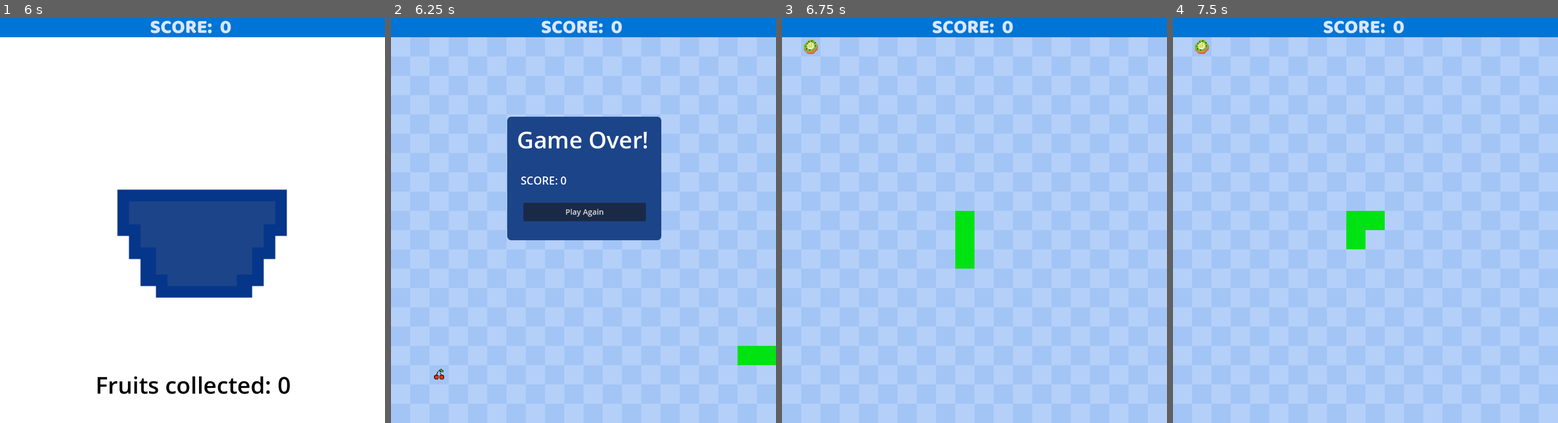
Above: before the commit, frames 1-4 (left to right).
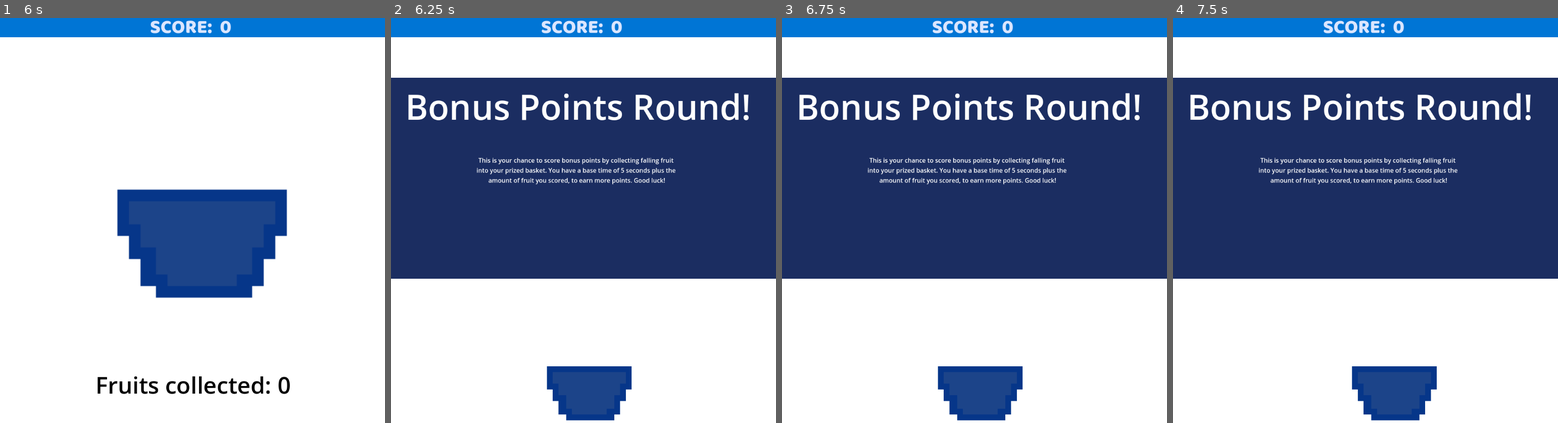
Above: after the commit, the same moments.

Repository: lll11233/snakeGame
Game: Godot game, scene res://scenes/main.tscn
Two runs of this game, one before a commit and one after it. Both use one fixed random seed, a clock stepped at 60 frames per second and the inputs below.
Inputs (mouse positions are in pixels of both pictures, inside the frame that each line leads up to):
- Up to frame 1 (6 s): click "Press Me to start!" at 0.5 s; tap Enter at 1.25, 5.75 s; hold D (move_right) 1.28-2.03 s; tap Alt every 1.5 s from 1.35 to 5.85 s; hold Down (move_down) 2.03-2.78 s; tap Shift at 2.1, 3.6, 5.1 s; hold D (move_right) 2.78-3.53 s; hold W (move_up) 3.53-4.28 s; hold Left (move_left) 4.28-5.78 s; tap Space at 5 s; hold Down (move_down) from 5.78 s (still down)
- Up to frame 2 (6.25 s): keep holding Down (move_down)
- Up to frame 3 (6.75 s): release Down (move_down) at 6.5 s; click (974, 212) at 6.5 s, where only the run before the commit has a clickable "Play Again"
- Up to frame 4 (7.5 s): tap Space at 7.25 s; hold D (move_right) from 7.28 s (still down); tap Shift at 7.35 s

Frame 1 is identical in both runs. In frame 2, 95% of the frame differs, in the area x 0-100%, y 4-100%; in frame 3, 95%; in frame 4, 95%.

Commit message:
player functionality

Diff:
--- a/player.gd
+++ b/player.gd
@@ -7,9 +7,9 @@
 func _physics_process(_delta: float) -> void:
 	var direction = Input.get_axis("move_left","move_right",)
 	if direction != 0:
-		##what does != mean?
+		##what does != mean? It means not equal to
 		velocity.x = direction * SPEED
 	else:
 		velocity.x = move_toward(velocity.x, 0, SPEED)
 	move_and_slide()
-	position.x = clamp(position.x, 0, get_viewport_rect().size.x)
+	position.x = clamp(position.x, -500, 500)
--- a/scenes/game_over_menu.tscn
+++ b/scenes/game_over_menu.tscn
@@ -1,6 +1,7 @@
-[gd_scene load_steps=4 format=3 uid="uid://b14cswtejdej2"]
+[gd_scene load_steps=14 format=3 uid="uid://b14cswtejdej2"]
 
 [ext_resource type="Script" uid="uid://db6wv4l6pk6se" path="res://scripts/game_over_menu.gd" id="1_6ebp1"]
+[ext_resource type="Texture2D" uid="uid://ctv4kl372qwe4" path="res://assets/trophy_spriteSheet.png" id="2_cwb3k"]
 
 [sub_resource type="StyleBoxFlat" id="StyleBoxFlat_tg6a4"]
 bg_color = Color(0.109567, 0.265346, 0.537518, 1)
@@ -11,15 +12,79 @@
 
 [sub_resource type="Theme" id="Theme_14ib6"]
 
+[sub_resource type="AtlasTexture" id="AtlasTexture_ccgoi"]
+atlas = ExtResource("2_cwb3k")
+region = Rect2(0, 0, 32, 32)
+
+[sub_resource type="AtlasTexture" id="AtlasTexture_81acl"]
+atlas = ExtResource("2_cwb3k")
+region = Rect2(32, 0, 32, 32)
+
+[sub_resource type="AtlasTexture" id="AtlasTexture_7u104"]
+atlas = ExtResource("2_cwb3k")
+region = Rect2(64, 0, 32, 32)
+
+[sub_resource type="AtlasTexture" id="AtlasTexture_mvr4g"]
+atlas = ExtResource("2_cwb3k")
+region = Rect2(96, 0, 32, 32)
+
+[sub_resource type="AtlasTexture" id="AtlasTexture_csn76"]
+atlas = ExtResource("2_cwb3k")
+region = Rect2(128, 0, 32, 32)
+
+[sub_resource type="AtlasTexture" id="AtlasTexture_k8pbw"]
+atlas = ExtResource("2_cwb3k")
+region = Rect2(160, 0, 32, 32)
+
+[sub_resource type="AtlasTexture" id="AtlasTexture_2nl4x"]
+atlas = ExtResource("2_cwb3k")
+region = Rect2(192, 0, 32, 32)
+
+[sub_resource type="AtlasTexture" id="AtlasTexture_hdd2s"]
+atlas = ExtResource("2_cwb3k")
+region = Rect2(224, 0, 32, 32)
+
+[sub_resource type="SpriteFrames" id="SpriteFrames_bqmx0"]
+animations = [{
+"frames": [{
+"duration": 1.0,
+"texture": SubResource("AtlasTexture_ccgoi")
+}, {
+"duration": 1.0,
+"texture": SubResource("AtlasTexture_81acl")
+}, {
+"duration": 1.0,
+"texture": SubResource("AtlasTexture_7u104")
+}, {
+"duration": 1.0,
+"texture": SubResource("AtlasTexture_mvr4g")
+}, {
+"duration": 1.0,
+"texture": SubResource("AtlasTexture_csn76")
+}, {
+"duration": 1.0,
+"texture": SubResource("AtlasTexture_k8pbw")
+}, {
+"duration": 1.0,
+"texture": SubResource("AtlasTexture_2nl4x")
+}, {
+"duration": 1.0,
+"texture": SubResource("AtlasTexture_hdd2s")
+}],
+"loop": true,
+"name": &"default",
+"speed": 7.0
+}]
+
 [node name="gameOverMenu" type="CanvasLayer"]
 script = ExtResource("1_6ebp1")
 
 [node name="gameOverPanel" type="Panel" parent="."]
 anchors_preset = -1
 anchor_left = 0.302
-anchor_top = 0.243714
+anchor_top = 0.24381
 anchor_right = 0.702
-anchor_bottom = 0.548476
+anchor_bottom = 0.598095
 theme_override_styles/panel = SubResource("StyleBoxFlat_tg6a4")
 metadata/_edit_use_anchors_ = true
 
@@ -37,10 +102,10 @@
 
 [node name="restartButton" type="Button" parent="."]
 anchors_preset = -1
-anchor_left = 0.344
-anchor_top = 0.45619
-anchor_right = 0.662
-anchor_bottom = 0.501904
+anchor_left = 0.35
+anchor_top = 0.519048
+anchor_right = 0.668
+anchor_bottom = 0.564762
 theme = SubResource("Theme_14ib6")
 theme_override_font_sizes/font_size = 20
 text = "Play Again"
@@ -48,12 +113,19 @@
 
 [node name="endResult" type="Label" parent="."]
 anchors_preset = -1
-anchor_left = 0.337
-anchor_top = 0.382857
-anchor_right = 0.697
-anchor_bottom = 0.437143
+anchor_left = 0.334
+anchor_top = 0.458095
+anchor_right = 0.694
+anchor_bottom = 0.512381
 theme_override_font_sizes/font_size = 28
-text = "Score: "
+text = "Final Score: "
+horizontal_alignment = 1
 metadata/_edit_use_anchors_ = true
 
+[node name="AnimatedSprite2D" type="AnimatedSprite2D" parent="."]
+position = Vector2(508, 423)
+scale = Vector2(3.40625, 3.21875)
+sprite_frames = SubResource("SpriteFrames_bqmx0")
+frame_progress = 0.969032
+
 [connection signal="pressed" from="restartButton" to="." method="_on_restart_button_pressed"]
--- a/scenes/mini_game.tscn
+++ b/scenes/mini_game.tscn
@@ -1,7 +1,12 @@
-[gd_scene load_steps=3 format=3 uid="uid://o4g6rc5v43r0"]
+[gd_scene load_steps=5 format=3 uid="uid://o4g6rc5v43r0"]
 
 [ext_resource type="Script" uid="uid://dji2as7c7phig" path="res://scripts/mini_game.gd" id="1_gn4em"]
 [ext_resource type="PackedScene" uid="uid://d27a728gbnsba" path="res://scenes/player.tscn" id="2_nrtvx"]
+
+[sub_resource type="Theme" id="Theme_nrtvx"]
+
+[sub_resource type="StyleBoxFlat" id="StyleBoxFlat_lmkgc"]
+bg_color = Color(0.107495, 0.178562, 0.379157, 1)
 
 [node name="mini_game" type="Node"]
 script = ExtResource("1_gn4em")
@@ -24,4 +29,40 @@
 
 [node name="player" parent="." instance=ExtResource("2_nrtvx")]
 
+[node name="message" type="CanvasLayer" parent="."]
+
+[node name="Panel" type="Panel" parent="message"]
+anchors_preset = -1
+anchor_top = 0.147619
+anchor_right = 1.004
+anchor_bottom = 0.643809
+theme = SubResource("Theme_nrtvx")
+theme_override_styles/panel = SubResource("StyleBoxFlat_lmkgc")
+metadata/_edit_use_anchors_ = true
+
+[node name="title" type="Label" parent="message"]
+anchors_preset = -1
+anchor_left = 0.012
+anchor_top = 0.159048
+anchor_right = 0.961
+anchor_bottom = 0.290476
+theme_override_font_sizes/font_size = 90
+text = "Bonus Points Round!"
+horizontal_alignment = 1
+metadata/_edit_use_anchors_ = true
+
+[node name="instructions" type="Label" parent="message"]
+anchors_preset = -1
+anchor_left = 0.024
+anchor_top = 0.34
+anchor_right = 0.942
+anchor_bottom = 0.48381
+size_flags_horizontal = 4
+text = "This is your chance to score bonus points by collecting falling fruit
+into your prized basket. You have a base time of 5 seconds plus the
+amount of fruit you scored, to earn more points. Good luck!"
+horizontal_alignment = 1
+metadata/_edit_use_anchors_ = true
+
 [connection signal="timeout" from="Timer" to="." method="_on_timer_timeout"]
+[connection signal="visibility_changed" from="message" to="." method="_on_message_visibility_changed"]
--- a/scenes/player.tscn
+++ b/scenes/player.tscn
@@ -7,14 +7,16 @@
 size = Vector2(214, 141)
 
 [node name="player" type="CharacterBody2D"]
+disable_mode = 1
 slide_on_ceiling = false
+floor_stop_on_slope = false
 script = ExtResource("1_ccfdg")
 
 [node name="player" type="Sprite2D" parent="."]
-position = Vector2(459, 943)
+position = Vector2(500, 933)
 texture = ExtResource("2_idgsc")
 
 [node name="CollisionShape2D" type="CollisionShape2D" parent="."]
-position = Vector2(468, 985.5)
+position = Vector2(507, 972)
 shape = SubResource("RectangleShape2D_idgsc")
 one_way_collision_margin = 27.5
--- a/scripts/fallingObject.gd
+++ b/scripts/fallingObject.gd
@@ -36,12 +36,8 @@
 		#get_tree().get_root().get_node("main").increase_score()
 
 
-
-
-
 func _on_body_entered(body: Node2D) -> void:
 	if body.name == "player":
 		print("Player touched object!")
 		queue_free()
 		get_tree().get_root().get_node("/root/Main").increase_score()
-		emit_signal("collected")
--- a/scripts/game_over_menu.gd
+++ b/scripts/game_over_menu.gd
@@ -1,6 +1,10 @@
 extends CanvasLayer
+@onready var _animated_sprite = $AnimatedSprite2D
 
 signal restart
 
+func _ready() -> void:
+	_animated_sprite.play()
+
 func _on_restart_button_pressed():
 	restart.emit()
--- a/scripts/main.gd
+++ b/scripts/main.gd
@@ -6,6 +6,7 @@
 @export var GameOverMenu: PackedScene
 #@export var lose_screen: PackedScene
 @export var HUD: PackedScene
+
 
 
 
@@ -180,20 +181,17 @@
 	await get_tree().create_timer(2).timeout
 	var mini_game_scene = preload("res://scenes/mini_game.tscn")
 	var mini_game_ui = mini_game_scene.instantiate()
+	lose_screen_ui.queue_free()
 	get_tree().root.add_child(mini_game_ui)
+	await get_tree().create_timer(5).timeout
+	#get_tree().paused = true
+	mini_game_ui.get_node("message").hide()
+	mini_game_ui.get_node("Timer").start()
+
+
 	print("Script on mini_game scene:", mini_game_ui.get_script())
-	lose_screen_ui.queue_free()
-
-
-
-
-
-
-
-
-	await get_tree().create_timer(score).timeout
+	await get_tree().create_timer(5 + score).timeout
 	mini_game_ui.queue_free()
-	print(score)
 
 	$GameOverMenu.get_node("endResult").text = "SCORE: " + str(score)
 	#$GameOverMenu.get_node("bananaResult").text = "BANANA SCORE: " + str(banana_score)
@@ -228,6 +226,9 @@
 	score += 1
 	var scorelabel = get_tree().get_root().get_node("_Node_2/HUD/scoreLabel")
 	scorelabel.text = "SCORE:  " + str(score)
+	#var GameOver = get_tree().get_root().get_node("GameOverMenu")
+	#GameOver.get_node("endResult").text = "SCORE: " + str(Main.score)
+
 
 
 
--- a/scripts/mini_game.gd
+++ b/scripts/mini_game.gd
@@ -29,7 +29,6 @@
 # Called when the node enters the scene tree for the first time.
 func _ready() -> void:
 	#$Timer.timeout.connect(_on_timer_timeout) # Connect the timer signal
-	$Timer.start() # Start the timer
 	randomize() # Initialize random number generator
 
 
@@ -38,13 +37,9 @@
 	add_child(new_object)
 	new_object.position.x = randf_range(0,1000)
 	new_object.position.y = $Marker2D.position.y
-	#new_object.connect("collected", _on_object_collected())
 
-func _on_object_collected():
-	score = score + 1
-	print("The Score is now ", score)
-
-
+#func _on_object_collected():
+	#print("The Score is now ", score)
 
 
 
@@ -54,3 +49,7 @@
 	#new_object.position.x = randf_range(0, screen_size.x)
 	#new_object.position.y = 0 # Start at the top
 	#add_child(new_object)
+
+
+#func _on_message_visibility_changed() -> void:
+	#pass # Replace with function body.
